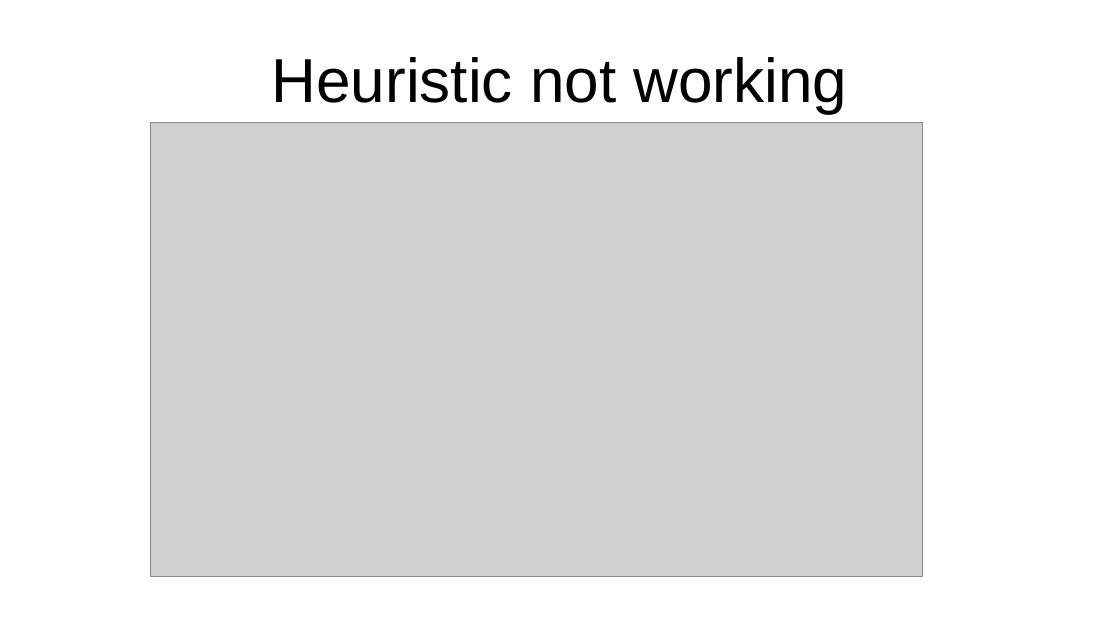
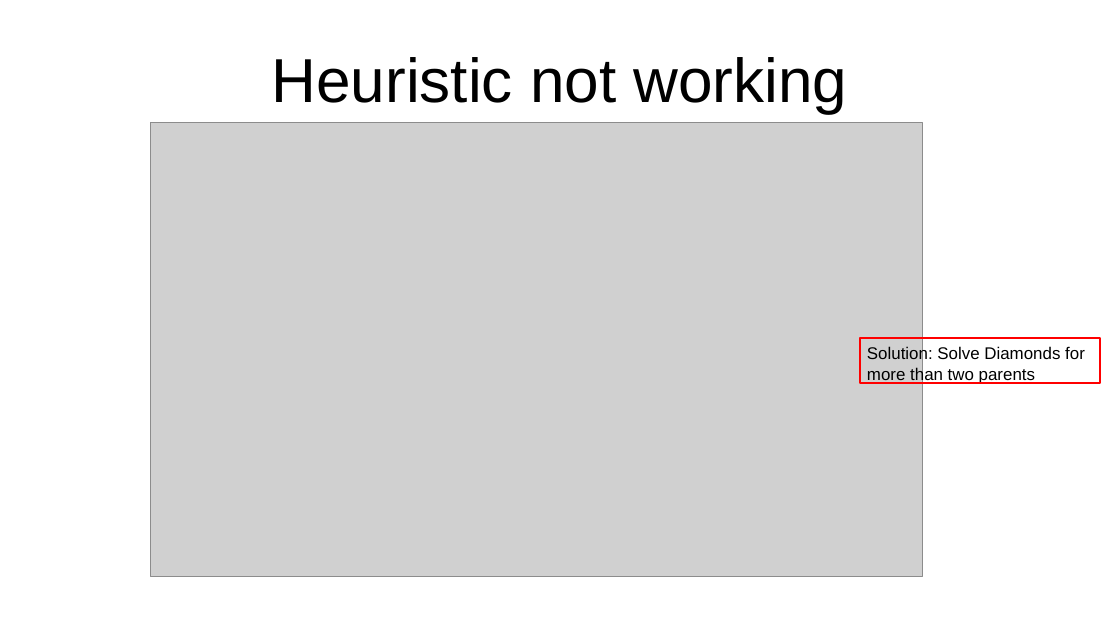
Before and after one commit to Maxisman/fortgeschrittene_Methoden_der_Bioinformatik, a slide deck: slide 13 of Presentation/Task2/Task2_slides.odp. Drawn at 1120x630 pixels with LibreOffice and Linux fonts; fonts in the diff are those of the drawing; grey boxes stand for pictures. Boxes give left, top, right and bottom in pixels: in the first picture for what was removed or moved away, otherwise in the second. Text is boxed around its words. In the diff, an @@ line names an element or a change of style, - is before the commit and + after.

Commit message:
updated presentation

```diff
--- a/Presentation/Task2/Task2_slides.odp
+++ b/Presentation/Task2/Task2_slides.odp
@@ rectangle added at bbox=[860, 338, 1101, 384], outline #FF0000 1.45 pt @@
@@ text added at bbox=[867, 346, 1085, 384], 12 pt, text #000000 @@
+Solution: Solve Diamonds for more than two parents
```
Also in this commit, not shown: 1 other slide changed, 1 slide added, 2 other files.
